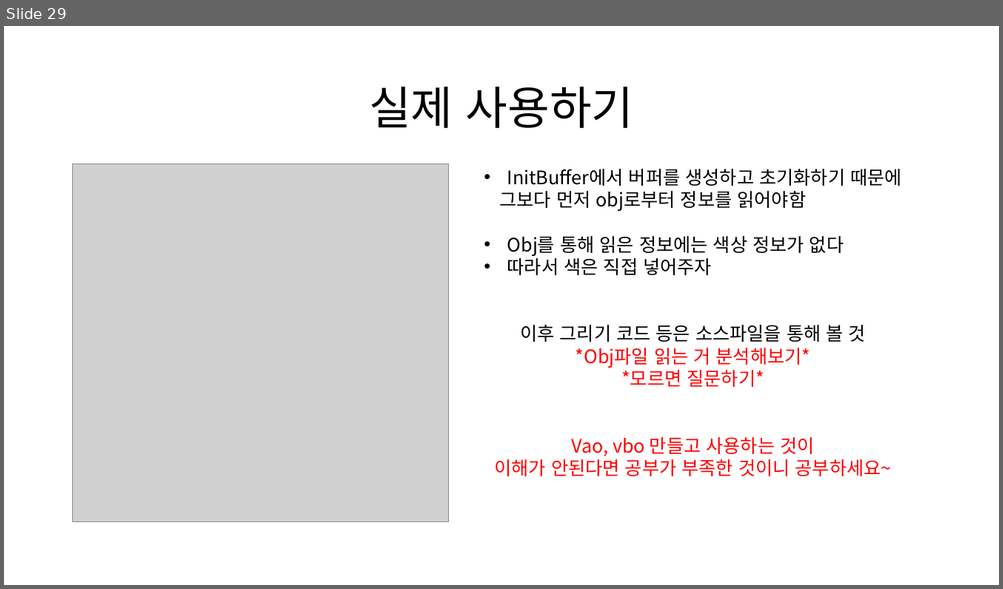
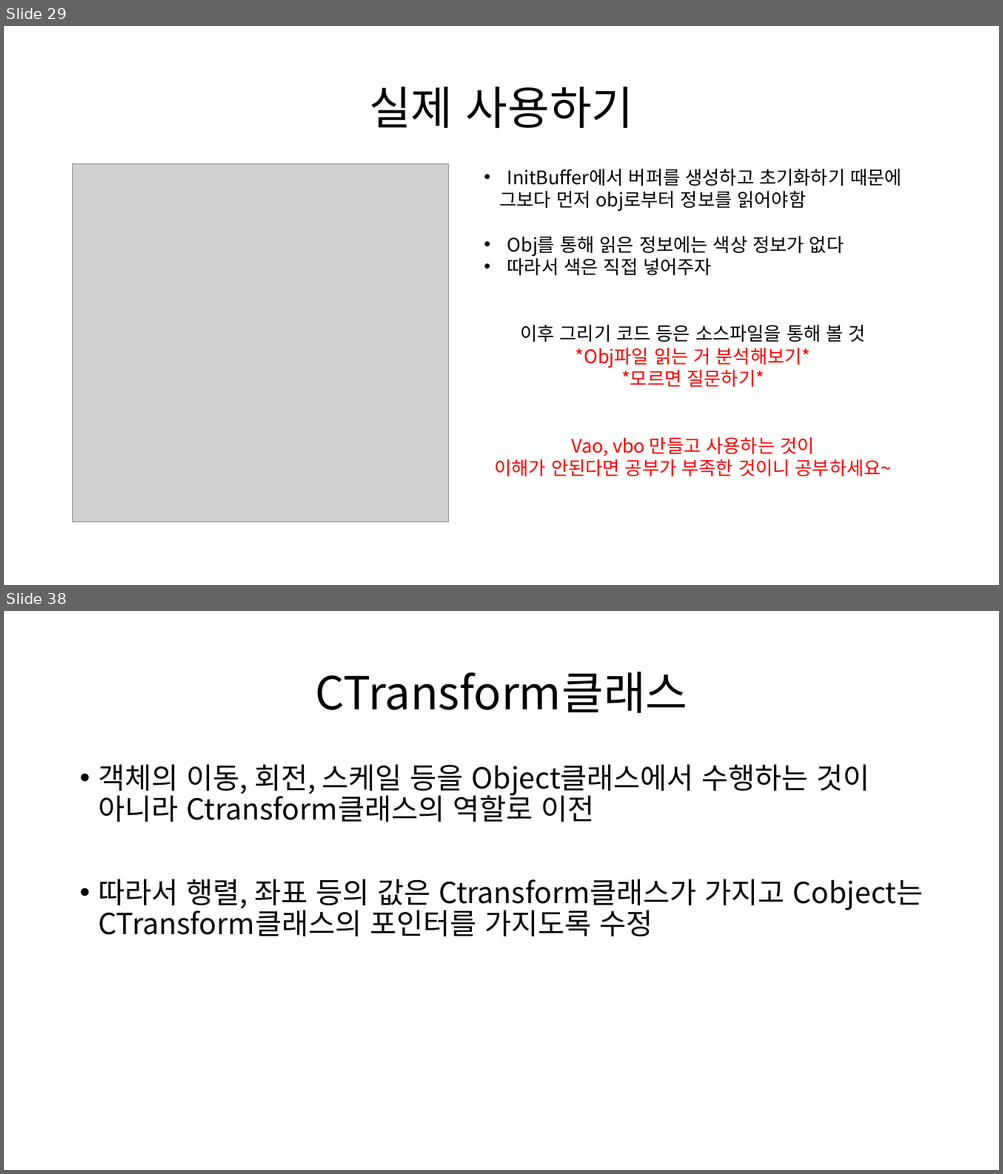
Before and after one commit to Kimseongtae9911/WarpOpenGL, a slide deck: 프레임워크.pptx. Shown one above the other, each under a label of ours: slide 29 before the commit, slides 29 and 38 after it; the slides between them are not shown. The pictures are 1003x589 and 1003x1174 pixels, drawn with LibreOffice and Linux fonts; fonts in the diff are those of the drawing; grey boxes stand for pictures. Boxes give left, top, right and bottom in pixels: in the first picture for what was removed or moved away, otherwise in the second. Text is boxed around its words. In the diff, an @@ line names an element or a change of style, - is before the commit and + after.

```diff
--- a/프레임워크.pptx
+++ b/프레임워크.pptx
@@ slide 38 added at [4,611,999,1170], background #FFFFFF @@
@@ title added at [315,672,687,713], 44 pt, text #000000 @@
+CTransform클래스
@@ text added at [99,764,923,937], 28 pt, text #000000 @@
+• 객체의 이동, 회전, 스케일 등을 Object클래스에서 수행하는 것이 아니라 Ctransform클래스의 역할로 이전
+• 따라서 행렬, 좌표 등의 값은 Ctransform클래스가 가지고 Cobject는 CTransform클래스의 포인터를 가지도록 수정
```
Also in this commit, not shown: 24 other slides added, 30 other files.
